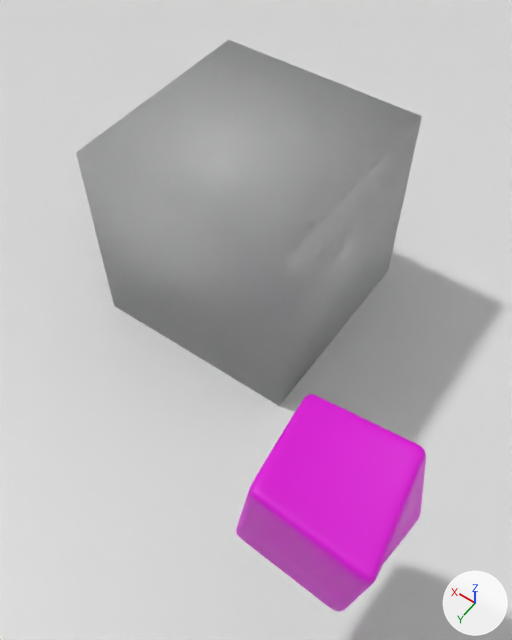
One commit to the Blender file resources/scene.blend: the scene before it, then after it.
The view is the same before and after, from a 50 mm camera at (-2.11, 3.72, 5.69) aimed at (-0.64, 1.66, 2.45). Lighting does not change. The marker at lower right points along +X, +Y and +Z.
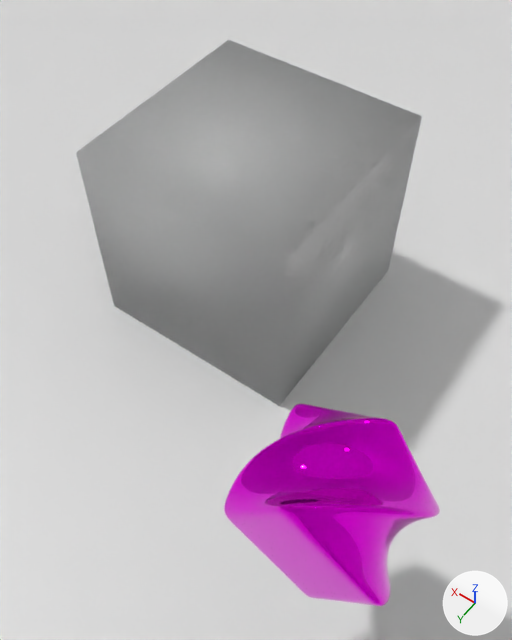
Edits to the bpy script that builds the scene:
```text
Change mat_purple_mat:
    mat_purple_mat.roughness: 0.5 -> 0.0
    mat_purple_mat.metallic: 0.0 -> 0.939
Change ob_cube_002:
    where _m = ob_cube_002.modifiers.new('SimpleDeform', 'SIMPLE_DEFORM')
    _m.factor: -0.323 -> 2.058
    _m.angle: -0.323 -> 2.058
```

Changed parts and their boxes [x1, y1, x2, y2] in the pictures (512 x 640 px):
'Cube.002', surface changed, modifiers changed (14% wider, 7% shorter)
    before: [236, 394, 426, 612]
    after: [224, 404, 440, 606]
